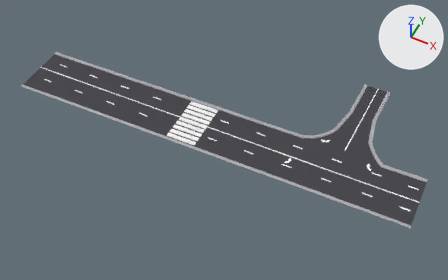
Before and after pictures for a commit that changed the FBX model Overcleaned/Assets/Art Assets/Models/Outside/Road/Main Road/Road.fbx.
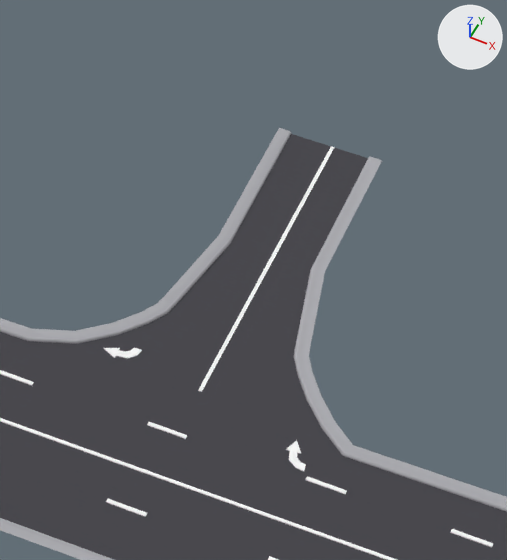
There are two pictures of each version: one whole from a 50 mm camera at (29.1, -46.5, 58.4) aimed at (4.2, 3.3, -4.0), one close up on the part from 66% to 94% of the width and 19% to 69% of the height. Every picture has the same lights, and +X, +Y and +Z are marked at upper right. Where no turn or scale is listed for an object, it has been applied to the vertices.
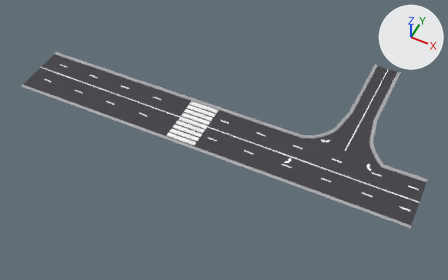
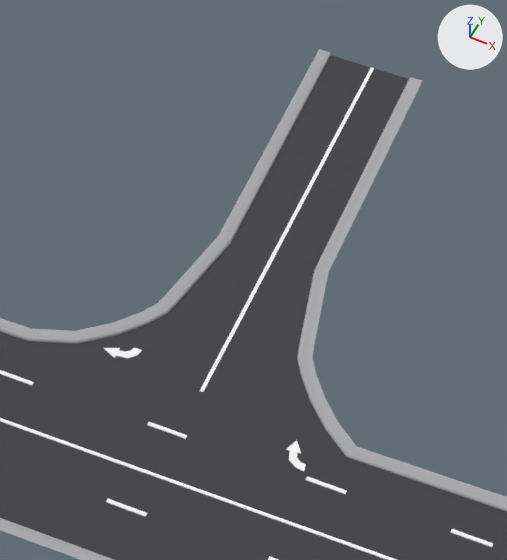
The change, as a list of edits to the scene's bpy script:
```text
Change me_cube:
    where me_cube.from_pydata(...)  # 450 vertices, 315 faces; spans x -22.9..30.3, y -4.0..17.2, z 0.6..0.7
    used by ob_cube; location = (0.0, 0.0, 0.0)
    me_cube part 1: all 10 vertices in x 18.5..20.5, y 17.1, z 0.6..0.7 are moved by (0.0, 4.5, 0.0)
    me_cube part 2: all 42 vertices in x 21.5..24.9, y 4.2..11.3, z 0.6..0.7 are moved by (0.1, 0.0, 0.0)
    me_cube part 3: all 6 vertices in x 21.7..22.1, y 17.2, z 0.6..0.7 are moved by (0.1, 4.5, 0.0)
```

What differs and where, as boxes [x1, y1, x2, y2] in the close-ups (507 x 560 px; the box of a moved part takes in the faces that stretch with it):
'Cube', reshaped: before [0, 128, 507, 560]; after [0, 49, 507, 560]
part 1 of me_cube, moved or reshaped: before [199, 128, 334, 391]; after [200, 49, 374, 392]
part 2 of me_cube, moved or reshaped: [195, 255, 359, 459] in both
part 3 of me_cube, moved or reshaped: before [231, 134, 382, 271]; after [231, 55, 422, 272]
